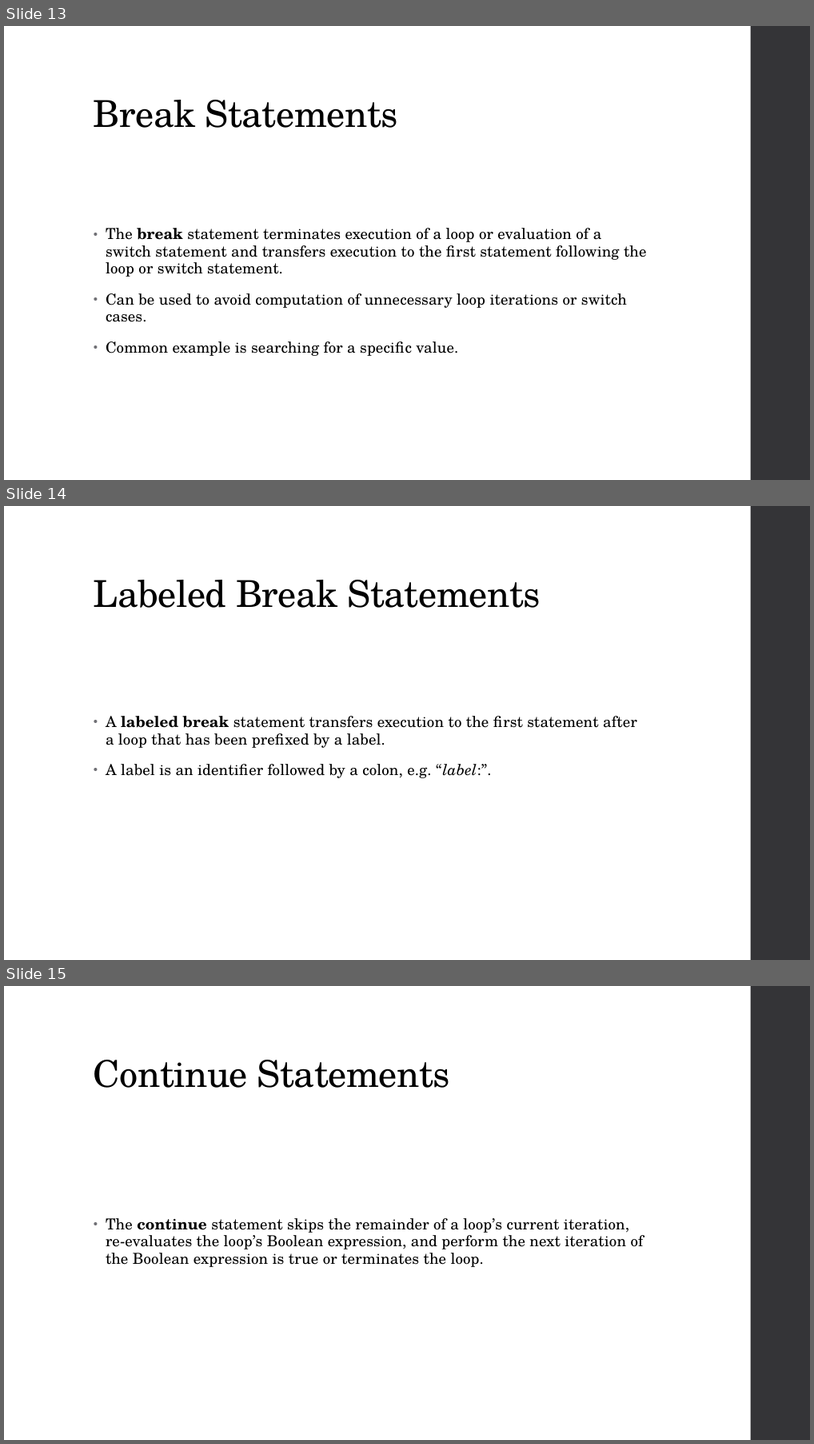
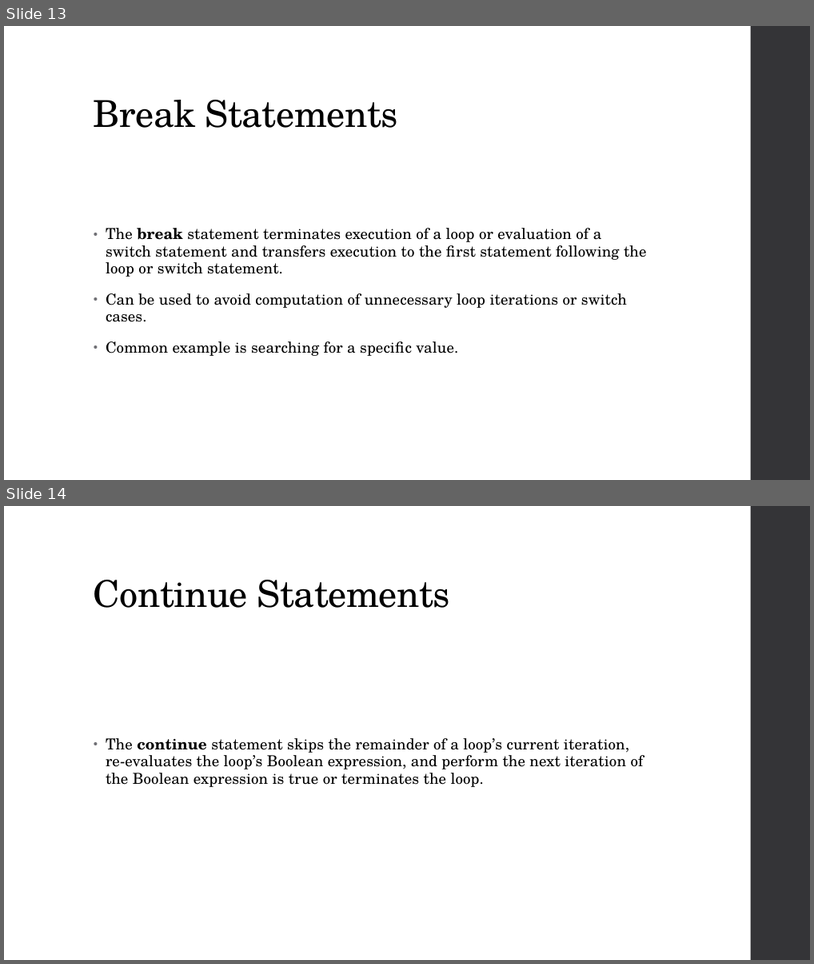
Before and after one commit to zarthur/CSCC-Fundamentals-Android-Notes, a slide deck: week_02/week_02.pptx. Shown one above the other, each under a label of ours: slides 13, 14 and 15 before the commit, slides 13 and 14 after it. The pictures are 814x1444 and 814x964 pixels, drawn with LibreOffice and Linux fonts; fonts in the diff are those of the drawing. Boxes give left, top, right and bottom in pixels: in the first picture for what was removed or moved away, otherwise in the second. Text is boxed around its words. In the diff, an @@ line names an element or a change of style, - is before the commit and + after.

```diff
--- a/week_02/week_02.pptx
+++ b/week_02/week_02.pptx
@@ slide 14 removed at [4, 506, 810, 960], background #FFFFFF; not listed: 1 template element that a slide beside it also shows @@
@@ title removed at [94, 580, 541, 608] @@
-Labeled Break Statements
@@ text removed at [106, 716, 638, 778] @@
-• A labeled break statement transfers execution to the first statement after a loop that has been prefixed by a label.
-• A label is an identifier followed by a colon, e.g. “label:”.
@@ what was slide 15 is now slide 14 @@
```
Also in this commit, not shown: 1 other slide removed, 2 other files.
